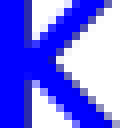
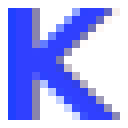
Before/after of a 128x128 layered artwork. What changed in the layer stack:
painted on "K" over [0, 0, 120, 128]
added layer "Layer" over [0, 0, 120, 128]
